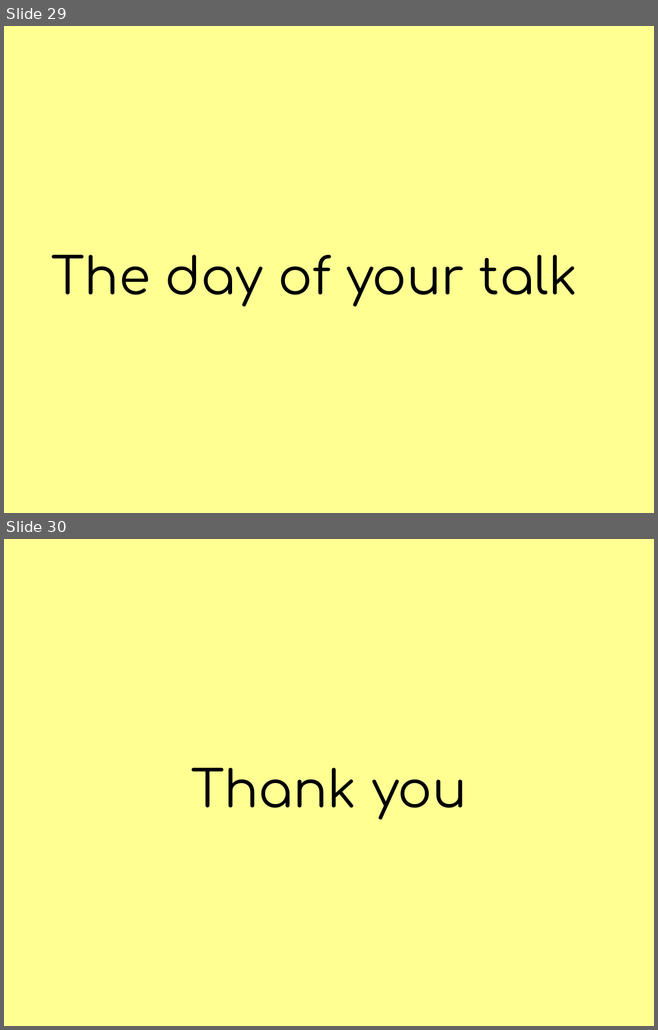
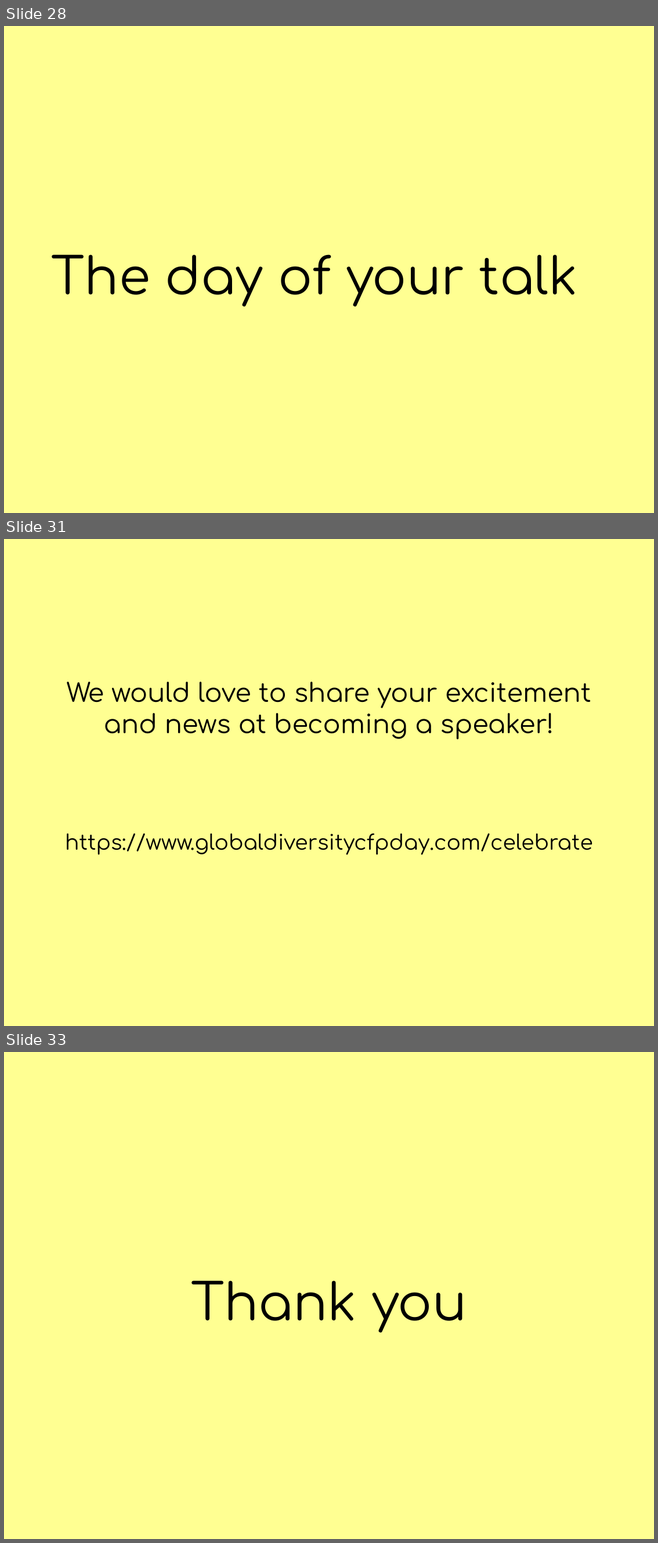
Before and after one commit to JiggyPete/global-diversity-cfp-day-site, a slide deck: public/slides/global-diversity-cfp-day.pptx. Shown one above the other, each under a label of ours: slides 29 and 30 before the commit, slides 28, 31 and 33 after it; the slides between them are not shown. The pictures are 658x1030 and 658x1543 pixels, drawn with LibreOffice and Linux fonts; fonts in the diff are those of the drawing. Boxes give left, top, right and bottom in pixels: in the first picture for what was removed or moved away, otherwise in the second. Text is boxed around its words. In the diff, an @@ line names an element or a change of style, - is before the commit and + after.

```diff
--- a/public/slides/global-diversity-cfp-day.pptx
+++ b/public/slides/global-diversity-cfp-day.pptx
@@ slide 31 added at [4, 539, 654, 1026], background #FFFF92 @@
@@ text added at [67, 682, 591, 740], 40.8 pt, text #000000 @@
+We would love to share your excitement and news at becoming a speaker!
@@ text added at [65, 833, 593, 855], 33 pt, text #000000 @@
+https://www.globaldiversitycfpday.com/celebrate
@@ what was slide 29 is now slide 28 @@
@@ what was slide 30 is now slide 33 @@
```
Also in this commit, not shown: 3 slides changed, 3 other slides added, 1 slide removed, 3 other files.
